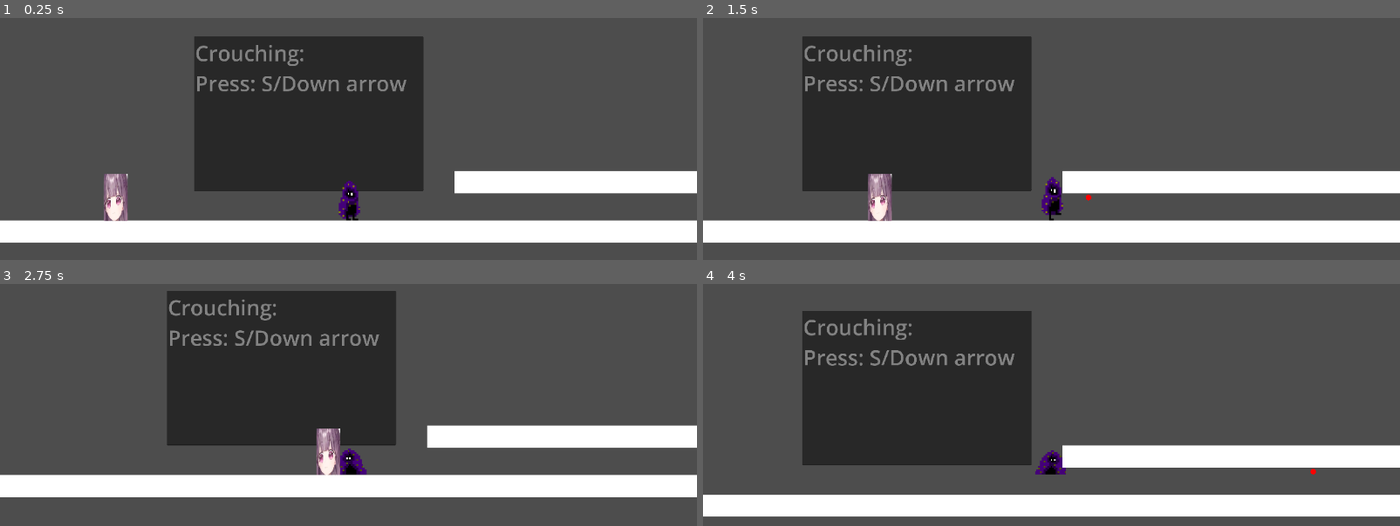
Above: before the commit, frames 1-4 (two rows, left to right).
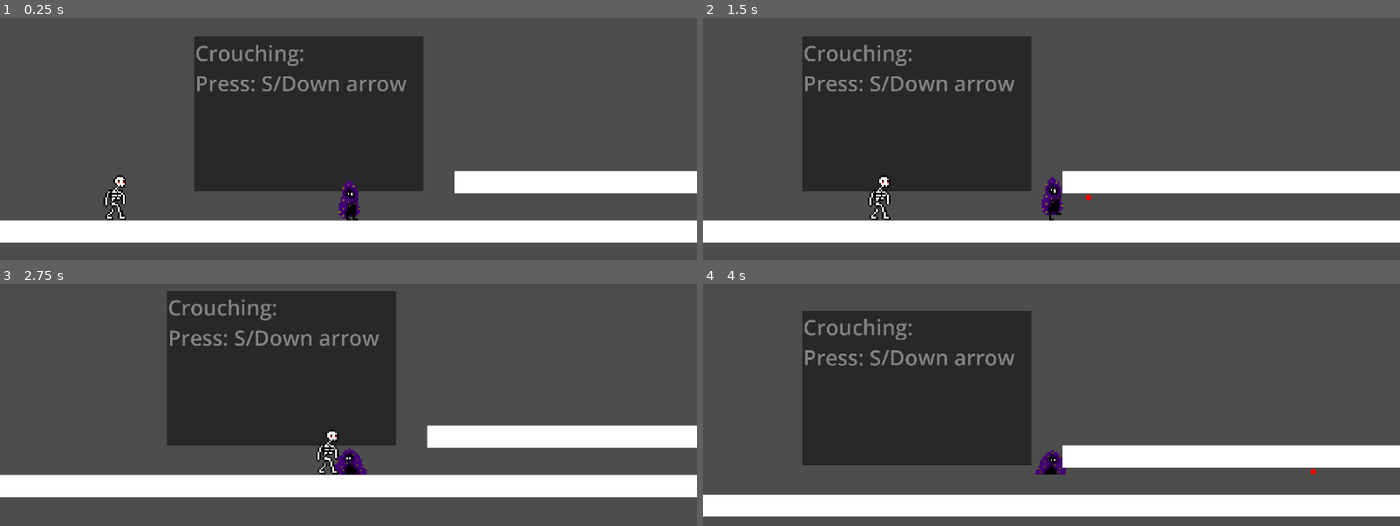
Above: after the commit, the same moments.

Repository: SoopyTM/game-for-people
Game: Godot game, scene res://Temp Assets + Scenes/Testing level.tscn
Same seed, same stepped clock (60 frames per second), same inputs: the game is played once before the commit and once after it.
Inputs:
- Up to frame 1 (0.25 s): no input
- Up to frame 2 (1.5 s): hold S (Crouch) 0.53-1.28 s; hold D (Walk_Right) from 0.53 s (still down); tap Space (Jump) at 0.77 s; tap Shift (Shoot) at 1.35 s
- Up to frame 3 (2.75 s): tap Space (Jump) at 1.52 s; release D (Walk_Right) at 2.03 s; hold A (Walk_Left) from 2.03 s (still down); hold S (Crouch) from 2.03 s (still down)
- Up to frame 4 (4 s): release A (Walk_Left) at 2.78 s; release S (Crouch) at 2.78 s; hold D (Walk_Right) from 2.78 s (still down); tap Shift (Shoot) at 2.85 s; tap Space (Jump) at 3.02, 3.77 s; hold S (Crouch) from 3.53 s (still down)

The runs differ from the first frame. In frame 1, 0.6% of the frame differs, in the area x 14-19%, y 64-85%; in frame 2, 0.6%, in the area x 23-28%, y 64-85%; in frame 3, 0.6%; in frame 4, nothing differs.

Commit message:
This works

Diff:
--- a/Main Scenes/Enemy.tscn
+++ b/Main Scenes/Enemy.tscn
@@ -1,13 +1,36 @@
-[gd_scene load_steps=5 format=3 uid="uid://bobrjw25b1qk3"]
+[gd_scene load_steps=9 format=3 uid="uid://bobrjw25b1qk3"]
 
 [ext_resource type="Script" path="res://Scripts/Enemy_Movement.gd" id="1_wl0j2"]
-[ext_resource type="Texture2D" uid="uid://c3tx3k4mkbeop" path="res://Images/Important Image.png" id="2_d11o5"]
+[ext_resource type="Texture2D" uid="uid://bak3typ16afgm" path="res://Images/ENESHMOMENEMY/Skeleton Frame 1.png" id="2_kj1cb"]
+[ext_resource type="Texture2D" uid="uid://c4sloaueglcvy" path="res://Images/ENESHMOMENEMY/Skeleton Frame 2.png" id="3_k8knj"]
+[ext_resource type="Texture2D" uid="uid://b5j65pbp4w506" path="res://Images/ENESHMOMENEMY/Skeleton Frame 3.png" id="4_xfmr7"]
+[ext_resource type="Texture2D" uid="uid://b0bbw45wxsnv1" path="res://Images/ENESHMOMENEMY/Skeleton Frame 4.png" id="5_7r3lt"]
 
 [sub_resource type="CapsuleShape2D" id="CapsuleShape2D_qgho4"]
 radius = 38.0
 height = 168.0
 
 [sub_resource type="CapsuleShape2D" id="CapsuleShape2D_eaeg2"]
+
+[sub_resource type="SpriteFrames" id="SpriteFrames_e31h3"]
+animations = [{
+"frames": [{
+"duration": 1.0,
+"texture": ExtResource("2_kj1cb")
+}, {
+"duration": 1.0,
+"texture": ExtResource("3_k8knj")
+}, {
+"duration": 1.0,
+"texture": ExtResource("4_xfmr7")
+}, {
+"duration": 1.0,
+"texture": ExtResource("5_7r3lt")
+}],
+"loop": true,
+"name": &"Walk",
+"speed": 5.0
+}]
 
 [node name="Enemy" type="CharacterBody2D" groups=["Enemy"]]
 script = ExtResource("1_wl0j2")
@@ -26,7 +49,9 @@
 
 [node name="Timer" type="Timer" parent="."]
 
-[node name="Sprite2D" type="Sprite2D" parent="."]
-position = Vector2(-0.367455, -1.19209e-06)
-scale = Vector2(0.180646, 0.362069)
-texture = ExtResource("2_d11o5")
+[node name="AnimatedSprite2D" type="AnimatedSprite2D" parent="."]
+position = Vector2(8, 12)
+scale = Vector2(5.73499, 5.73499)
+sprite_frames = SubResource("SpriteFrames_e31h3")
+animation = &"Walk"
+frame_progress = 0.339026
Not shown, added: Images/ENESHMOMENEMY/Skeleton Frame 1.png.import
Not shown, added: Images/ENESHMOMENEMY/Skeleton Frame 2.png.import
Not shown, added: Images/ENESHMOMENEMY/Skeleton Frame 3.png.import
Not shown, added: Images/ENESHMOMENEMY/Skeleton Frame 4.png.import
Not shown, added: Images/ENESHMOMENEMY/Skeleton.png.import
Not shown, added: Images/WALLS N SHIZ/Filling.png.import
Not shown, added: Images/WALLS N SHIZ/Grass Floor.png.import
Not shown, added: Images/WALLS N SHIZ/Side Floor.png.import
Not shown, removed: q7eukD9yiCwXINDA.mp4
